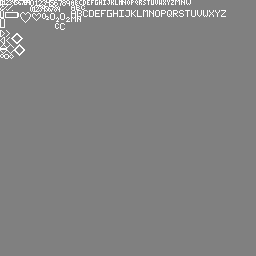
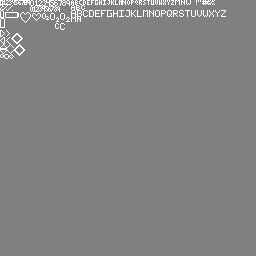
Comparing the layer stacks of the two w=256, h=256 images. Changes:
painted on "Layer" over [196, 0, 215, 5]
